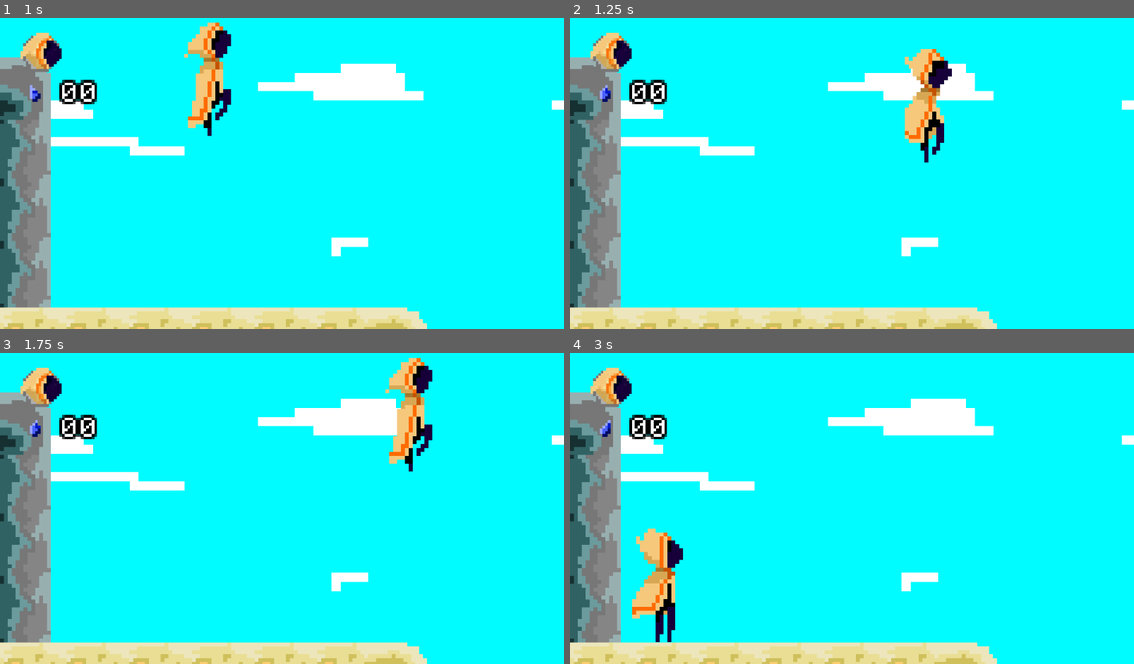
Above: before the commit, frames 1-4 (two rows, left to right).
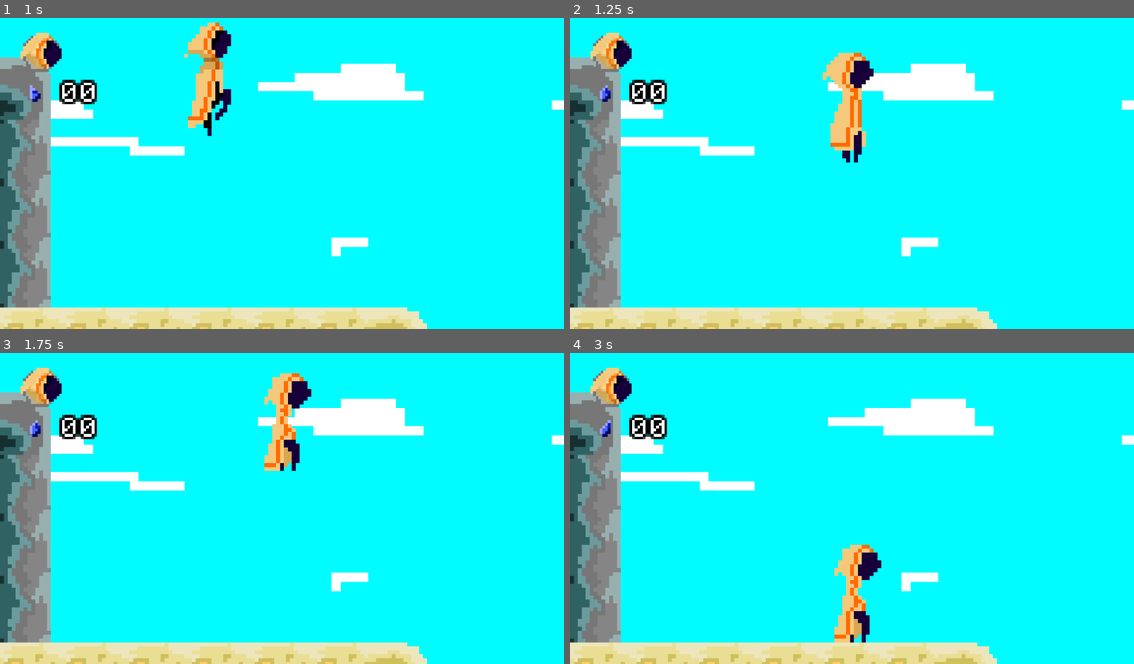
Above: after the commit, the same moments.

Repository: Kadu100C/Projeto-I
Game: Godot game, scene res://Scenes/fase_3.tscn
The game is run twice, just before and just after one commit, with the same random seed, the same clock (stepped at 60 frames per second) and the same inputs. This scene is started directly instead of the project's main scene.
Inputs:
- Up to frame 1 (1 s): tap Enter at 0.5 s; hold D (move right) from 0.53 s (still down); tap Space (jump) at 0.77 s
- Up to frame 2 (1.25 s): keep holding D (move right)
- Up to frame 3 (1.75 s): keep holding D (move right); tap Space (jump) at 1.52 s
- Up to frame 4 (3 s): release D (move right) at 2.03 s; hold A (move left) 2.03-2.78 s; hold D (move right) from 2.78 s (still down)

Frame 1 is identical in both runs. In frame 2, 3.7% of the frame differs, in the area x 44-68%, y 9-47%; in frame 3, 3.4%; in frame 4, 3.5%.

Commit message:
na ta passando :(

Diff:
--- a/new-game-project/Scenes/fase_3.tscn
+++ b/new-game-project/Scenes/fase_3.tscn
@@ -11,6 +11,7 @@
 [ext_resource type="Texture2D" uid="uid://cxn485ofoqdvh" path="res://Sprites/coin 4.png" id="9_p3jxf"]
 [ext_resource type="FontFile" uid="uid://cew4qp4bliyk7" path="res://FONTS/fonts/PixelOperator8.ttf" id="10_4bbw7"]
 [ext_resource type="Texture2D" uid="uid://jsb6w54qwrmu" path="res://Sprites/Icon.png" id="11_1r17k"]
+[ext_resource type="Script" uid="uid://cpigx8olsljp3" path="res://Scripts/end_game.gd" id="12_x3but"]
 
 [sub_resource type="TileSetAtlasSource" id="TileSetAtlasSource_a3j6l"]
 texture = ExtResource("1_a3j6l")
@@ -159,6 +160,9 @@
 frame_3/texture = ExtResource("9_p3jxf")
 frame_3/duration = 1.0
 
+[sub_resource type="RectangleShape2D" id="RectangleShape2D_sspfj"]
+size = Vector2(41, 104)
+
 [node name="Fase 3" type="Node2D"]
 
 [node name="Camera2D" type="Camera2D" parent="."]
@@ -281,3 +285,16 @@
 size_flags_horizontal = 0
 size_flags_vertical = 0
 texture = ExtResource("11_1r17k")
+
+[node name="End game" type="Area2D" parent="."]
+collision_mask = 2
+script = ExtResource("12_x3but")
+
+[node name="CollisionShape2D" type="CollisionShape2D" parent="End game"]
+position = Vector2(110.5, -40)
+shape = SubResource("RectangleShape2D_sspfj")
+
+[node name="end_timer" type="Timer" parent="End game"]
+one_shot = true
+
+[connection signal="body_entered" from="End game" to="End game" method="_on_body_entered"]
--- /dev/null
+++ b/new-game-project/Scenes/menu_inicial.tscn
@@ -0,0 +1,13 @@
+[gd_scene load_steps=2 format=3 uid="uid://fj4yshaqb1io"]
+
+[ext_resource type="Script" uid="uid://df70wu6vx8o78" path="res://Scripts/começar_jogo.gd" id="1_dygfn"]
+
+[node name="Menu Inicial" type="Node2D"]
+
+[node name="Button" type="Button" parent="."]
+offset_right = 8.0
+offset_bottom = 8.0
+text = "Começar Jogo"
+script = ExtResource("1_dygfn")
+
+[connection signal="button_down" from="Button" to="Button" method="_on_button_down"]
--- /dev/null
+++ b/new-game-project/Scenes/tela_final.tscn
@@ -0,0 +1,17 @@
+[gd_scene load_steps=3 format=3 uid="uid://bijqwahtqmist"]
+
+[ext_resource type="Script" uid="uid://deufn4v0orepa" path="res://Scripts/para_tela_inicial.gd" id="1_wma5v"]
+[ext_resource type="PackedScene" uid="uid://bs1atkgu16565" path="res://Scenes/player.tscn" id="2_wsgnc"]
+
+[node name="Tela Final" type="Node2D"]
+script = ExtResource("1_wma5v")
+
+[node name="Para o começo" type="Button" parent="."]
+offset_right = 8.0
+offset_bottom = 8.0
+text = "Voltar para a Tela Inicial"
+
+[node name="Player" parent="." instance=ExtResource("2_wsgnc")]
+position = Vector2(-87, 13)
+
+[connection signal="button_down" from="Para o começo" to="." method="_on_para_o_começo_button_down"]
--- /dev/null
+++ b/new-game-project/Scripts/começar_jogo.gd
@@ -0,0 +1,7 @@
+extends Button
+
+
+
+
+func _on_button_down() -> void:
+	get_tree().change_scene_to_file("res://Scenes/fase_1.tscn")
--- /dev/null
+++ b/new-game-project/Scripts/end_game.gd
@@ -0,0 +1,13 @@
+extends Area2D
+
+
+@onready var end_timer: Timer = $end_timer
+
+
+func _on_body_entered(body: Node2D) -> void:
+	get_tree().call_group("Player", "die")
+	end_timer.start()
+
+
+func _on_timer_timeout() -> void:
+	get_tree().change_scene_to_file("res://Scenes/tela_final.tscn")
--- /dev/null
+++ b/new-game-project/Scripts/para_tela_inicial.gd
@@ -0,0 +1,6 @@
+extends Node2D
+
+
+
+func _on_para_o_começo_button_down() -> void:
+	get_tree().change_scene_to_file("res://Scenes/menu_inicial.tscn")
Not shown: 1 places in new-game-project/Scenes/fase_3.tscn that only renumber resources
Not shown, added: new-game-project/Scripts/começar_jogo.gd.uid
Not shown, added: new-game-project/Scripts/end_game.gd.uid
Not shown, added: new-game-project/Scripts/para_tela_inicial.gd.uid
